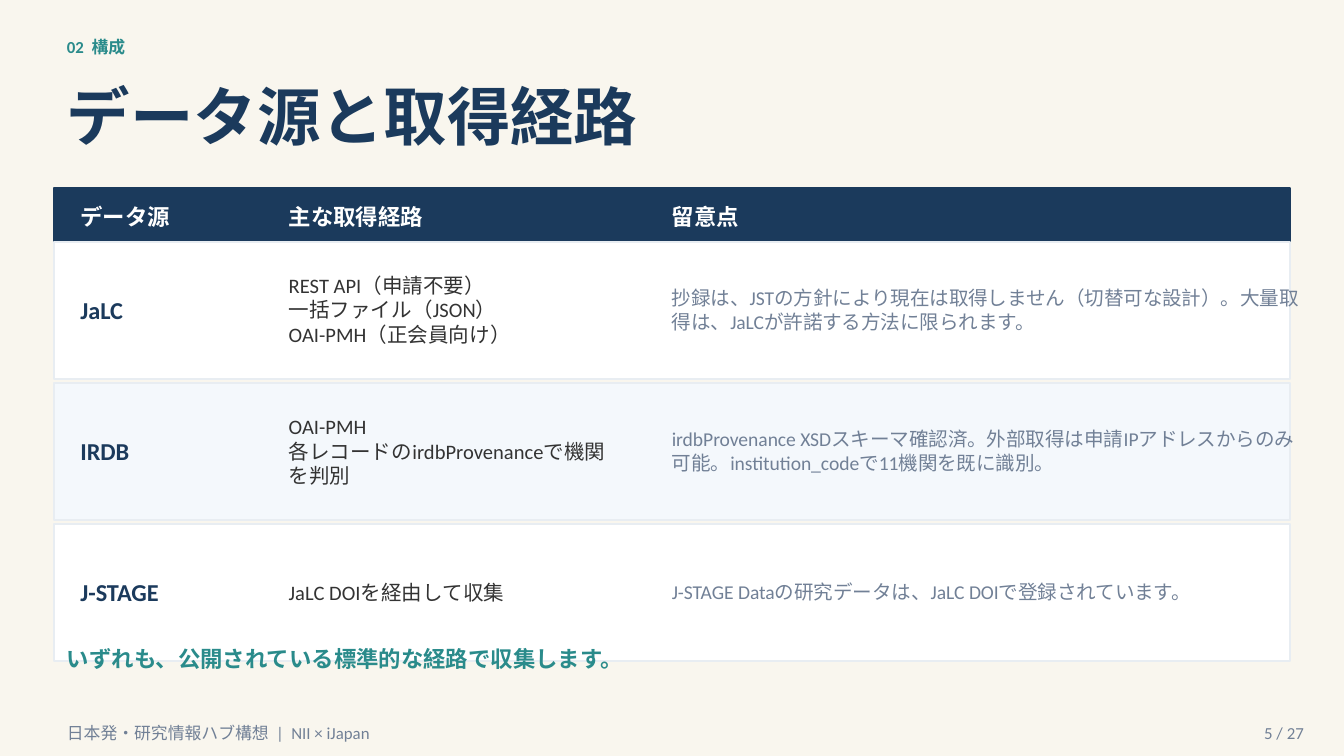
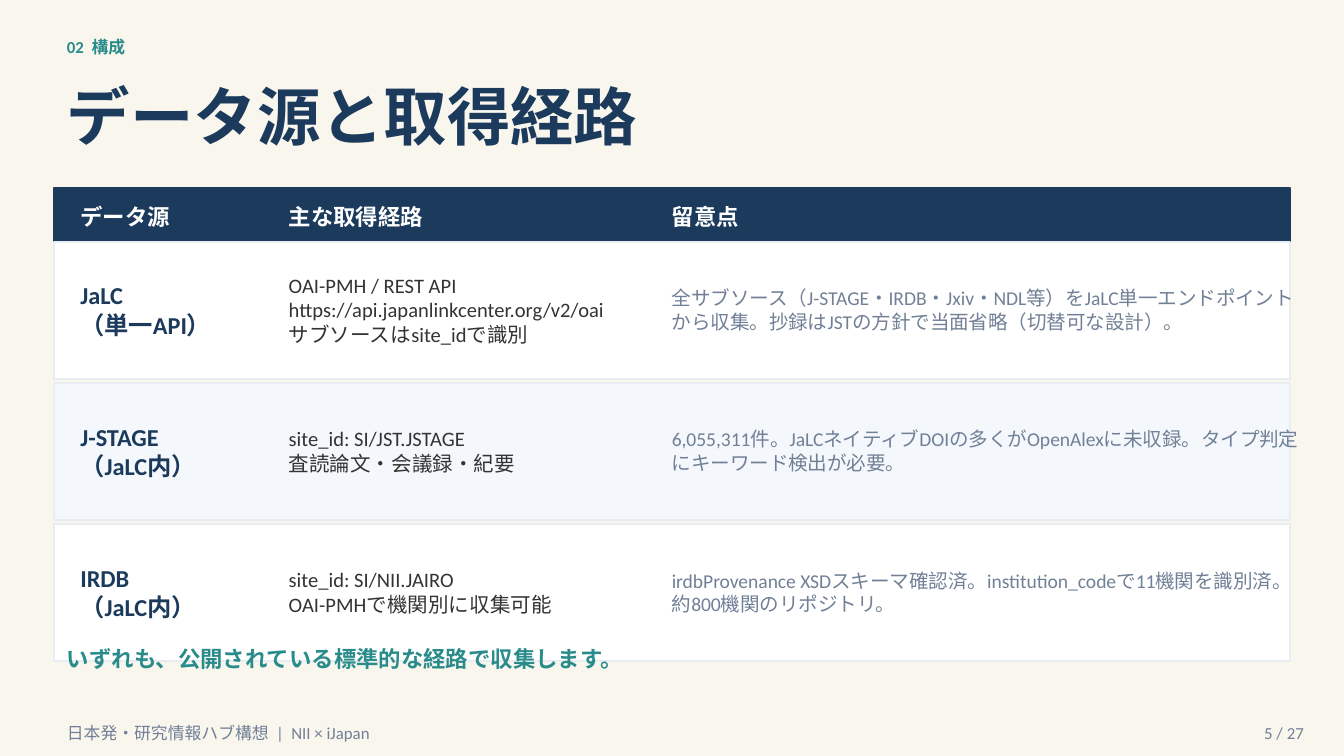
Before and after one commit to KKasama/Japanese_Data_HUB, a slide deck: slide 5 of NII_提案資料_v12.pptx. Drawn at 1344x756 pixels with LibreOffice and Linux fonts; fonts in the diff are those of the drawing. Boxes give left, top, right and bottom in pixels: in the first picture for what was removed or moved away, otherwise in the second. Text is boxed around its words. In the diff, an @@ line names an element or a change of style, - is before the commit and + after.

Commit message:
fix: all data sources (J-STAGE, IRDB, Jxiv, NDL) are JaLC sub-sources
- dashboard.html: section label → JaLC Sub-sources — Priority Harvest Targets
- Added JaLC single-endpoint banner (OAI-PMH URL)
- All 5 source cards now labeled with JaLC operator
- v12 PPTX slide 4: single JaLC source box listing 5 sub-sources by site_id
- v12 PPTX slide 5: JaLC as single API source
- v12 PPTX slide 6: unified JaLC view replacing JaLC/IRDB overlap diagram
- v12 PPTX slide 7: JaLC（J-STAGE・IRDB・Jxiv・NDL等）
- docs/index.html synced

```diff
--- a/NII_提案資料_v12.pptx
+++ b/NII_提案資料_v12.pptx
@@ text at <box>289,279,604,345</box>: text changed @@
-REST API（申請不要）
-一括ファイル（JSON）
-OAI-PMH（正会員向け）
+OAI-PMH / REST API
+https://api.japanlinkcenter.org/v2/oai
+サブソースはsite_idで識別
@@ text at <box>672,288,1294,331</box>: text changed @@
-抄録は、JSTの方針により現在は取得しません（切替可な設計）。大量取得は、JaLCが許諾する方法に限られます。
+全サブソース（J-STAGE・IRDB・Jxiv・NDL等）をJaLC単一エンドポイントから収集。抄録はJSTの方針で当面省略（切替可な設計）。
@@ text at <box>80,313,211,337</box>: paragraph added @@
+（単一API）
@@ text at <box>80,430,195,478</box>: text changed @@
-IRDB
+J-STAGE
+（JaLC内）
@@ text at <box>289,431,515,473</box>: text changed @@
-OAI-PMH
-各レコードのirdbProvenanceで機関を判別
+site_id: SI/JST.JSTAGE
+査読論文・会議録・紀要
@@ text at <box>672,430,1299,472</box>: text changed @@
-irdbProvenance XSDスキーマ確認済。外部取得は申請IPアドレスからのみ可能。institution_codeで11機関を既に識別。
+6,055,311件。JaLCネイティブDOIの多くがOpenAlexに未収録。タイプ判定にキーワード検出が必要。
@@ text at <box>80,571,195,619</box>: text changed @@
-J-STAGE
+IRDB
+（JaLC内）
@@ text at <box>289,572,552,614</box>: text changed @@
-JaLC DOIを経由して収集
+site_id: SI/NII.JAIRO
+OAI-PMHで機関別に収集可能
@@ text at <box>672,571,1292,613</box>: text changed @@
-J-STAGE Dataの研究データは、JaLC DOIで登録されています。
+irdbProvenance XSDスキーマ確認済。institution_codeで11機関を識別済。約800機関のリポジトリ。
```
Also in this commit, not shown: 2 other slides changed, 1 slide added, 1 slide removed, 8 other files.
